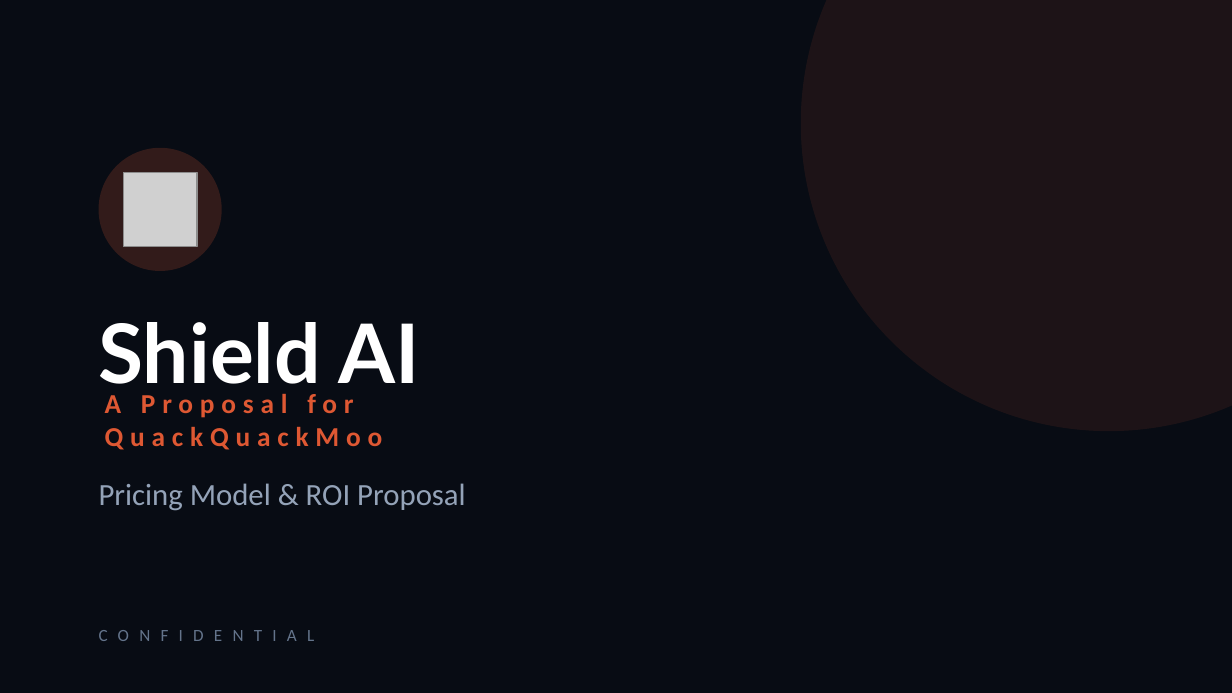
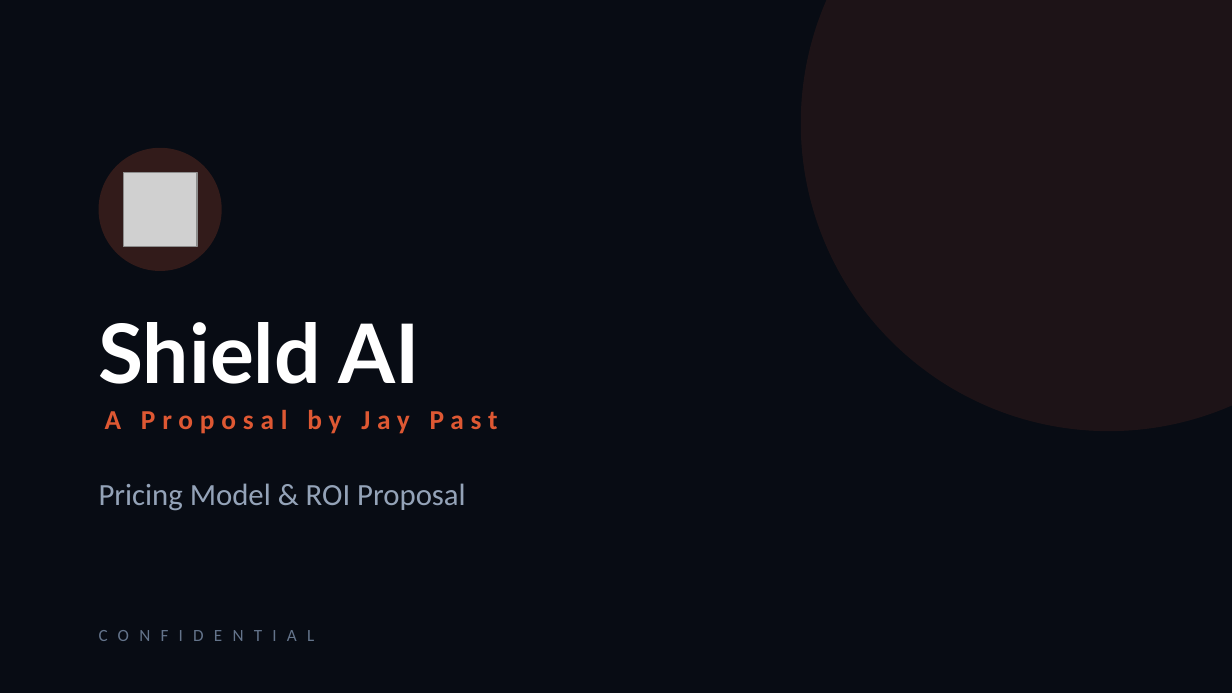
Before and after one commit to jaypast/shield-ai, a slide deck: slide 1 of proposal/shield-ai-proposal.pptx. Drawn at 1232x693 pixels with LibreOffice and Linux fonts; fonts in the diff are those of the drawing; grey boxes stand for pictures. Boxes give left, top, right and bottom in pixels: in the first picture for what was removed or moved away, otherwise in the second. Text is boxed around its words. In the diff, an @@ line names an element or a change of style, - is before the commit and + after.

Commit message:
Fix slide 1: 'A Proposal by Jay Past' + QuackQuackMoo throughout

```diff
--- a/proposal/shield-ai-proposal.pptx
+++ b/proposal/shield-ai-proposal.pptx
@@ text at (105, 410, 498, 434): text changed @@
-A Proposal for QuackQuackMoo
+A Proposal by Jay Past
```
